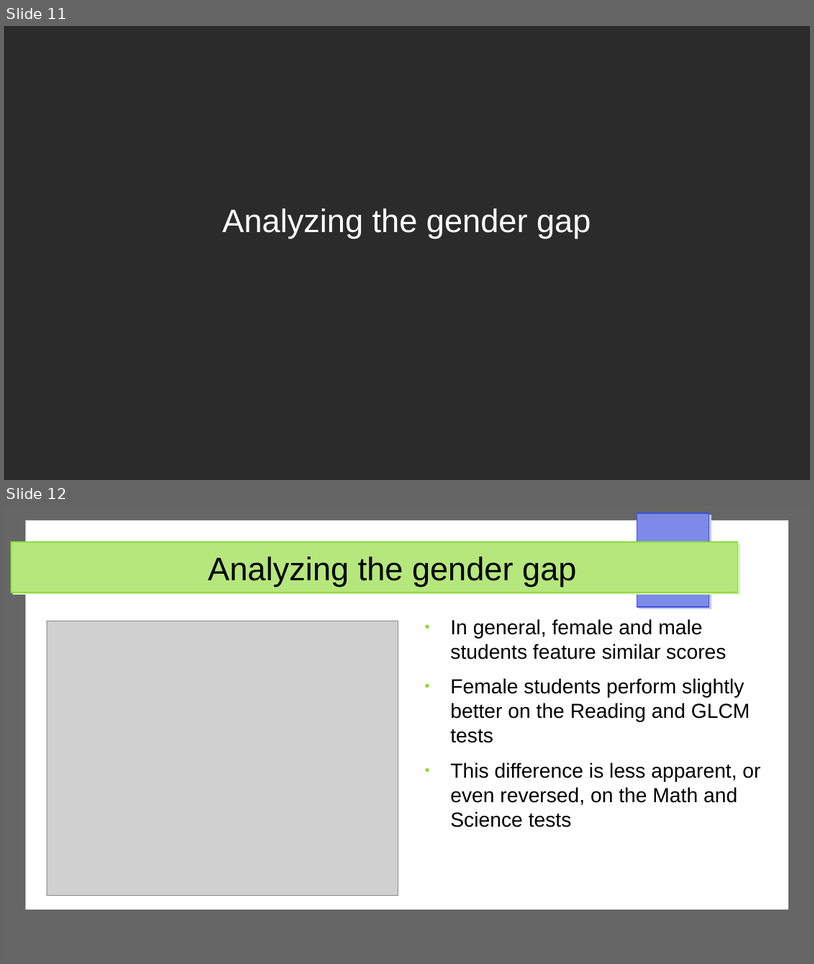
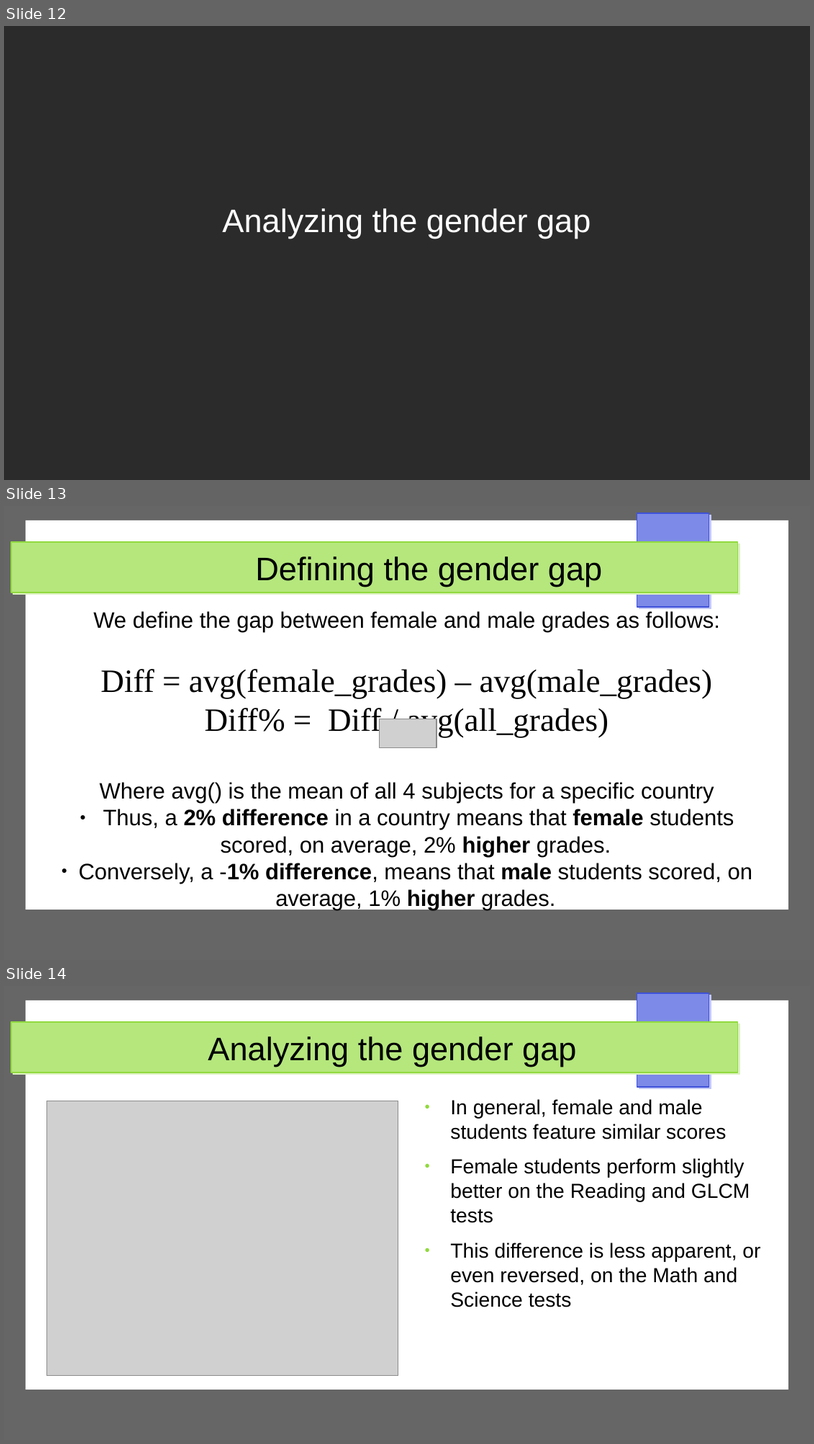
Before and after one commit to dimits-ts/visualization-assignments, a slide deck: presentation-static.odp. Shown one above the other, each under a label of ours: slides 11 and 12 before the commit, slides 12, 13 and 14 after it. The pictures are 814x964 and 814x1444 pixels, drawn with LibreOffice and Linux fonts; fonts in the diff are those of the drawing; grey boxes stand for pictures; background and template pictures are left out; a plain dark background stands for a picture behind light text. Boxes give left, top, right and bottom in pixels: in the first picture for what was removed or moved away, otherwise in the second. Text is boxed around its words. In the diff, an @@ line names an element or a change of style, - is before the commit and + after.

```diff
--- a/presentation-static.odp
+++ b/presentation-static.odp
@@ slide 13 added at (4, 506, 810, 960), background #FFFFFF; not listed: 4 template elements that a slide beside it also shows @@
@@ title added at (255, 556, 602, 586), 32 pt, text #000000 @@
+Defining the gender gap
@@ subtitle added at (79, 611, 753, 910), 22 pt, text #000000 @@
+We define the gap between female and male grades as follows:
+Diff = avg(female_grades) – avg(male_grades)
+Diff% = Diff / avg(all_grades)
+Where avg() is the mean of all 4 subjects for a specific country
+● Thus, a 2% difference in a country means that female students scored, on average, 2% higher grades.
+● Conversely, a -1% difference, means that male students scored, on average, 1% higher grades.
@@ picture added at (379, 719, 437, 747) @@
@@ what was slide 11 is now slide 12 @@
@@ what was slide 12 is now slide 14 @@
```
Also in this commit, not shown: 5 slides changed, 2 other slides added.
